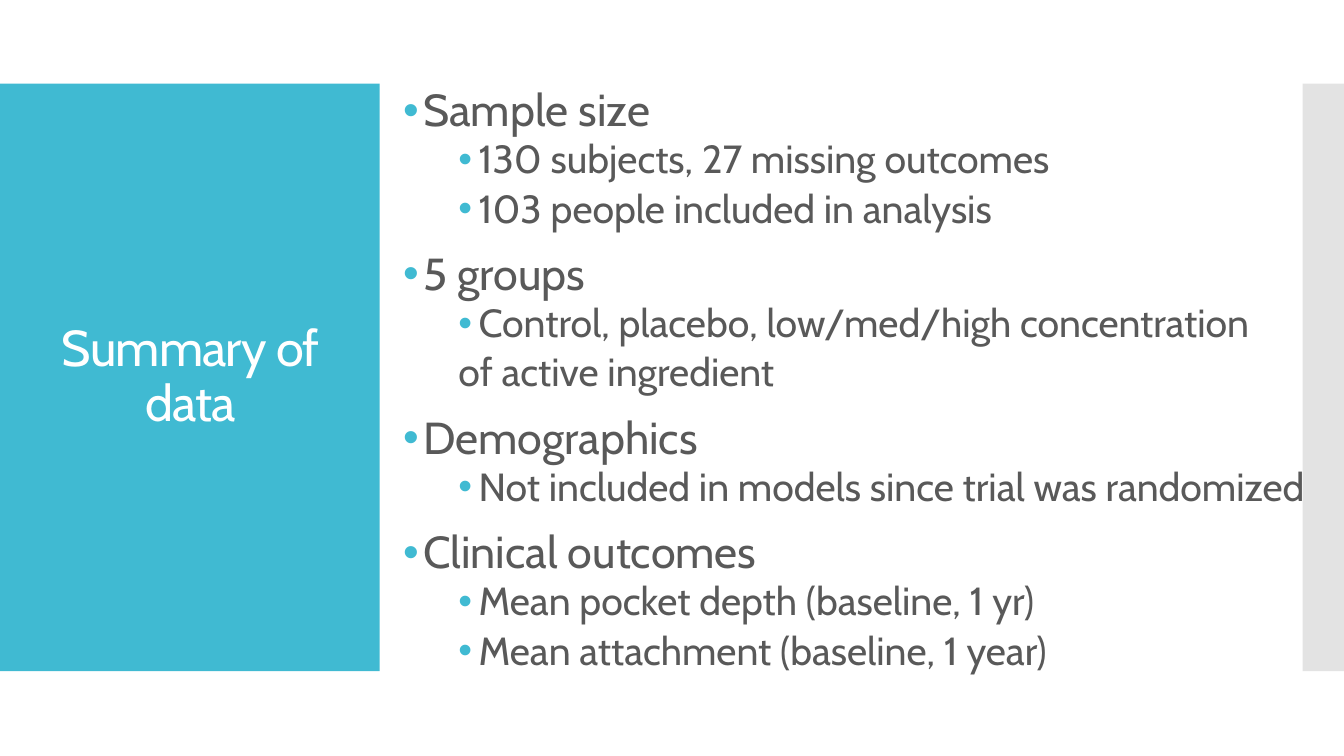
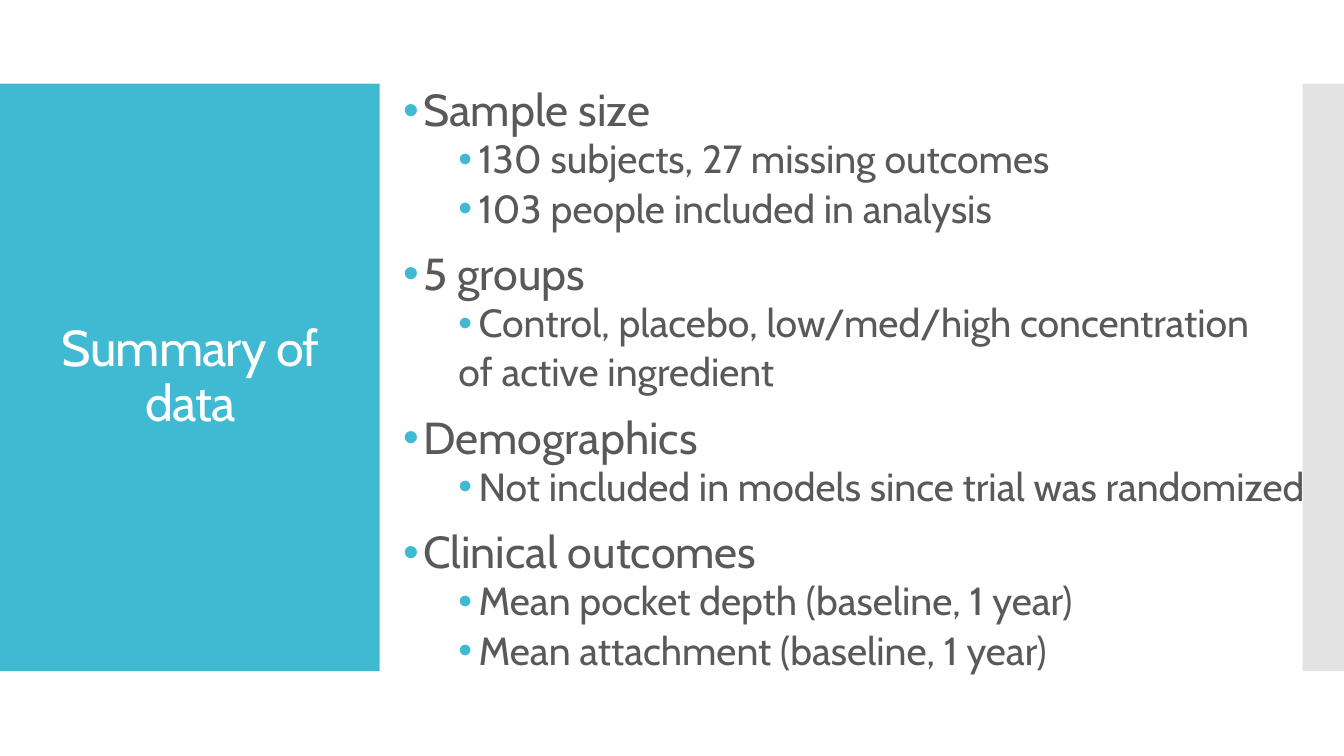
Before and after one commit to johnsra3/bios6623-johnsra3, a slide deck: slide 3 of Project0/Reports/Project 0 Presentation.pptx. Drawn at 1344x756 pixels with LibreOffice and Linux fonts; fonts in the diff are those of the drawing. Boxes give left, top, right and bottom in pixels: in the first picture for what was removed or moved away, otherwise in the second. Text is boxed around its words. In the diff, an @@ line names an element or a change of style, - is before the commit and + after.

Commit message:
Typos (again)

```diff
--- a/Project0/Reports/Project 0 Presentation.pptx
+++ b/Project0/Reports/Project 0 Presentation.pptx
@@ text at box(479, 585, 1072, 625): text changed @@
-  • Mean pocket depth (baseline, 1 yr)
+  • Mean pocket depth (baseline, 1 year)
```
